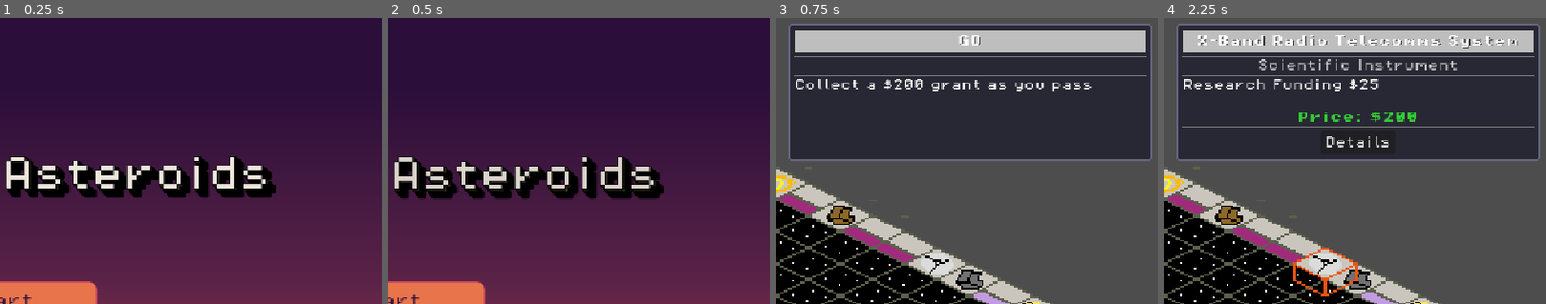
Above: before the commit, frames 1-4 (left to right).
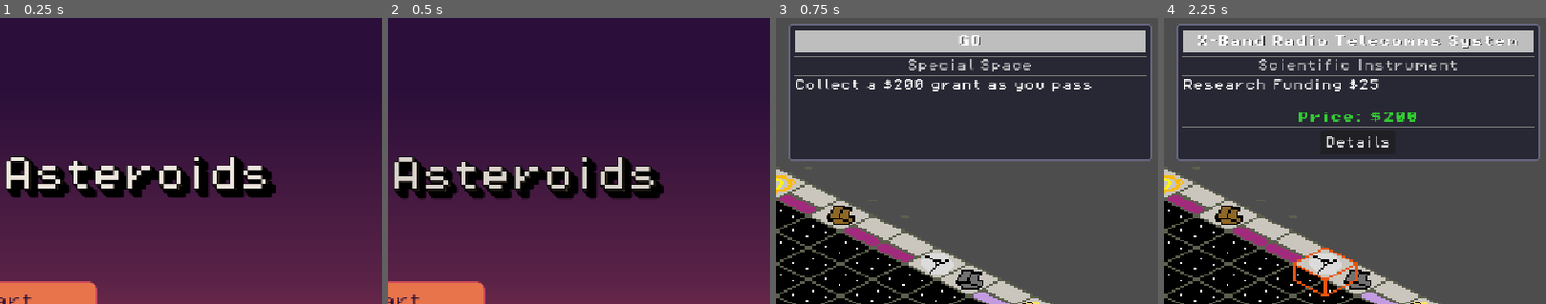
Above: after the commit, the same moments.

Repository: MissionToPsyche-Platinum/platinum_24d_game_psycheopoly-psb
Game: Godot game, scene res://scenes/StartMenu.tscn
The game is run twice, just before and just after one commit, with the same random seed, the same clock (stepped at 60 frames per second) and the same inputs.
Inputs (mouse positions are % of the whole screen's width and height, from its top left):
- Up to frame 1 (0.25 s): no input
- Up to frame 2 (0.5 s): no input
- Up to frame 3 (0.75 s): click "Start" at 0.5 s
- Up to frame 4 (2.25 s): click "Roll" at 1.25 s; tap Enter at 2 s; move the mouse to (72, 45) at 2.02 s; tap C at 2.1 s; click (72, 45) at 2.17 s
The pictures show only the part of the screen within x 50-100%, y 0-50%; the shares and areas given below are measured in that part.

Frames 1-2 are identical in both runs. In frame 3, 0.5% of the frame differs, in the area x 34-67%, y 14-19%; in frame 4, nothing differs.

Commit message:
feat: corected some minor issues with the pr

Diff:
--- a/scripts/core/board.gd
+++ b/scripts/core/board.gd
@@ -1,7 +1,4 @@
 extends Node2D
-
-# Load core classes
-const SpaceData = preload("res://scripts/core/space_data.gd")
 
 # Reference to the piece
 var piece: Node2D = null
--- a/scripts/core/board_space_list.gd
+++ b/scripts/core/board_space_list.gd
@@ -2,7 +2,7 @@
 
 class_name BoardSpaceList
 
-static var board: Array[GameSpace] = []
+var board: Array[GameSpace] = []
 
 
 func _init() -> void:
@@ -59,14 +59,14 @@
 					data.get("cardType", ""),
 					data.get("color", Color.BLACK)
 				)
-			"expense":
+			"cost":
 				space = ExpenseSpace.new(
 					data.get("name"),
 					data.get("description", ""),
 					data.get("expenseType", ""),
 					data.get("color", Color.BLACK)
 				)
-			"special":
+			"corner":
 				space = SpecialSpace.new(
 					data.get("name"),
 					data.get("description", ""),
@@ -80,11 +80,11 @@
 
 
 static func get_space_info(space_num: int) -> Dictionary:
-	if space_num >= 0 and space_num < board.size():
+	if space_num >= 0 and space_num < SpaceData.SPACE_INFO.size():
 		return SpaceData.SPACE_INFO[space_num]
 	return {}
 
 
-func is_purchasable(space_num: int) -> bool:
+static func is_purchasable(space_num: int) -> bool:
 	var info = get_space_info(space_num)
-	return info.has("type") and (info.type == "property" or info.type == "instrument")
+	return info.has("type") and (info.type == "property" or info.type == "instrument" or info.type == "planet")
--- a/scripts/core/planet_space.gd
+++ b/scripts/core/planet_space.gd
@@ -14,7 +14,7 @@
 	default_multiplier: int,
 	two_planet_multiplier: int,
 	mortgage_value: int,
-	color: Color,
+	color: Color
 
 ) -> void:
 	_space_name = space_name
--- a/scripts/core/property_space.gd
+++ b/scripts/core/property_space.gd
@@ -26,7 +26,7 @@
 	discovery_rent: int,
 	upgrade_cost: int,
 	mortgage_value: int,
-	color: Color,
+	color: Color
 
 ) -> void:
 	_space_name = space_name
--- a/scripts/core/space_data.gd
+++ b/scripts/core/space_data.gd
@@ -7,7 +7,7 @@
 const SPACE_INFO = [
 	# Space 0 - GO (bottom-right corner)
 	{
-		"type": "special",
+		"type": "corner",
 		"name": "GO",
 		"description": "Collect a $200 grant as you pass",
 		"specialType": "go",
@@ -52,7 +52,7 @@
 		"color": Color(1.0, 1.0, 0.0)  # Yellow
 	},
 	{
-		"type": "expense",
+		"type": "cost",
 		"name": "Consult Subject Matter Expert",
 		"description": "Pay $200",
 		"expenseType": "pay200",
@@ -124,7 +124,7 @@
 	},
 	# Space 10 - Launch Pad (bottom-left corner)
 	{
-		"type": "special",
+		"type": "corner",
 		"name": "Launch Pad",
 		"description": "Just watching or launching",
 		"specialType": "launchPad",
@@ -252,7 +252,7 @@
 	},
 	# Space 20 - Gravity Assist (top-left corner)
 	{
-		"type": "special",
+		"type": "corner",
 		"name": "Gravity Assist",
 		"description": "Free boost from planetary alignment",
 		"specialType": "gravityAssist",
@@ -380,7 +380,7 @@
 	},
 	# Space 30 - Solar Storm (top-right corner)
 	{
-		"type": "special",
+		"type": "corner",
 		"name": "Solar Storm",
 		"description": "Go directly to Launch Pad",
 		"specialType": "solarStorm",
@@ -474,7 +474,7 @@
 		"color": Color(0.7, 0.6, 0.9)  # Light purple
 	},
 	{
-		"type": "expense",
+		"type": "cost",
 		"name": "Funding Cut",
 		"description": "Pay $100 budget reduction",
 		"expenseType": "pay100",
--- a/scripts/ui/property_details_popup.gd
+++ b/scripts/ui/property_details_popup.gd
@@ -1,7 +1,4 @@
 extends CanvasLayer
-
-# Load spacespace data
-const SpaceData = preload("res://scripts/core/space_data.gd")
 
 # References to UI elements
 @onready var color_bar: ColorRect = $Control/CenterContainer/Panel/PanelContainer/VBoxContainer/ColorBar
--- a/scripts/ui/space_action_popup.gd
+++ b/scripts/ui/space_action_popup.gd
@@ -7,8 +7,7 @@
 signal move_pressed(space_num: int)
 signal close_pressed()
 
-# Load space data
-const SpaceData = preload("res://scripts/core/space_data.gd")
+# Load popups
 const PropertyDetailsPopup = preload("res://scenes/PropertyDetailsPopup.tscn")
 
 # References to UI elements
--- a/scripts/ui/space_info_panel.gd
+++ b/scripts/ui/space_info_panel.gd
@@ -1,7 +1,5 @@
 extends CanvasLayer
 
-# Load space data
-const SpaceData = preload("res://scripts/core/space_data.gd")
 const PropertyDetailsPopup = preload("res://scenes/PropertyDetailsPopup.tscn")
 
 # References to UI elements
